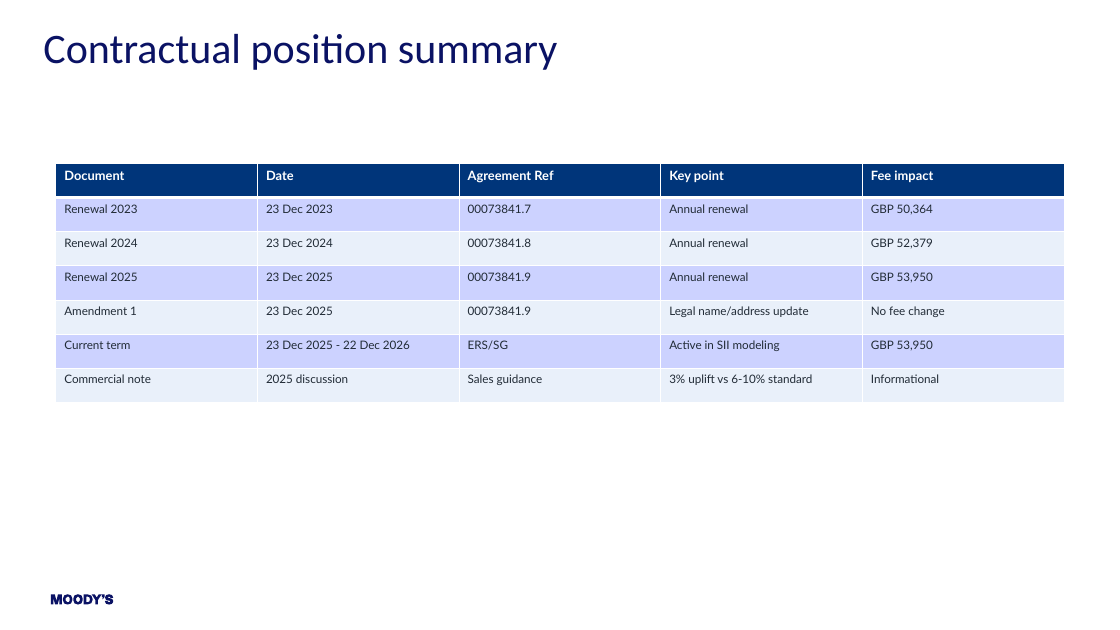
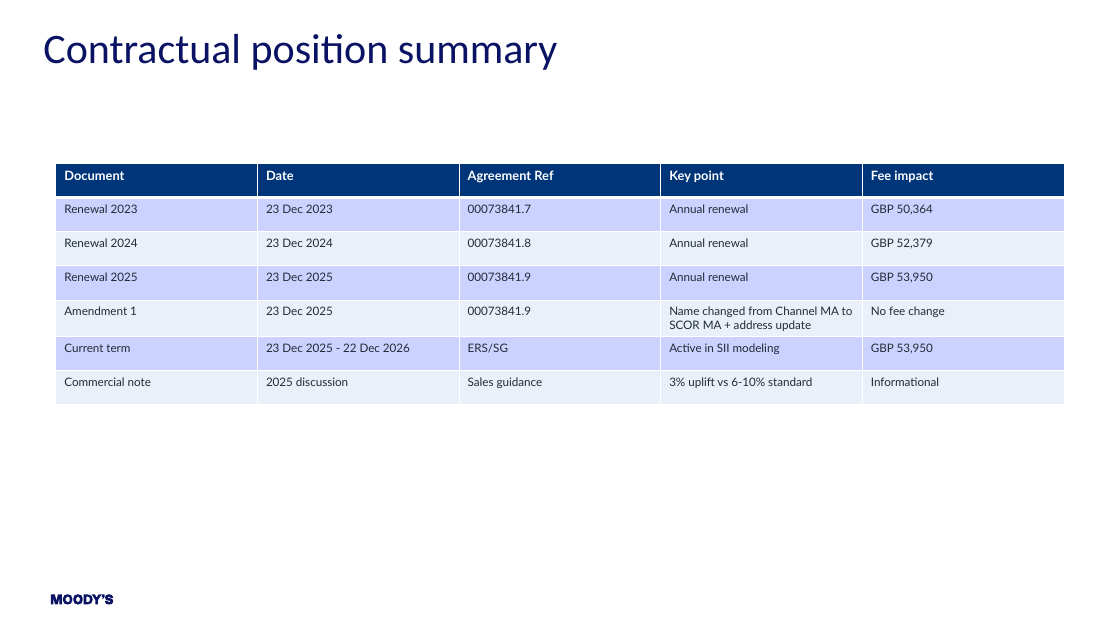
Before and after one commit to najibdarif28-tech/SCOR, a slide deck: slide 3 of SCOR_Managing_Agency_Contractual_UseCase_RecentTopics_MoodysTemplate.pptx. Drawn at 1120x630 pixels with LibreOffice and Linux fonts; fonts in the diff are those of the drawing. Boxes give left, top, right and bottom in pixels: in the first picture for what was removed or moved away, otherwise in the second. Text is boxed around its words. In the diff, an @@ line names an element or a change of style, - is before the commit and + after.

```diff
--- a/SCOR_Managing_Agency_Contractual_UseCase_RecentTopics_MoodysTemplate.pptx
+++ b/SCOR_Managing_Agency_Contractual_UseCase_RecentTopics_MoodysTemplate.pptx
@@ table at (56, 164, 1065, 402) @@
-row 5, column 4: Legal name/address update
+row 5, column 4: Name changed from Channel MA to SCOR MA + address update
```
Also in this commit, not shown: 2 other slides changed, 1 other file.
